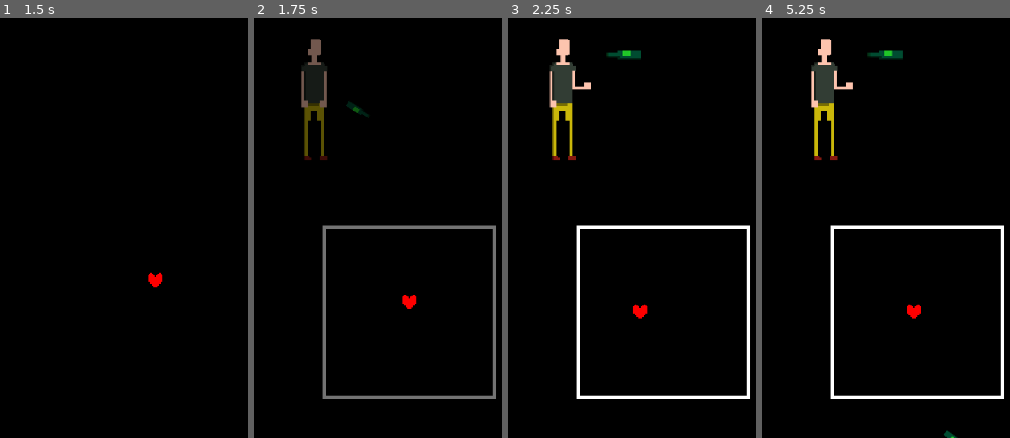
Above: before the commit, frames 1-4 (left to right).
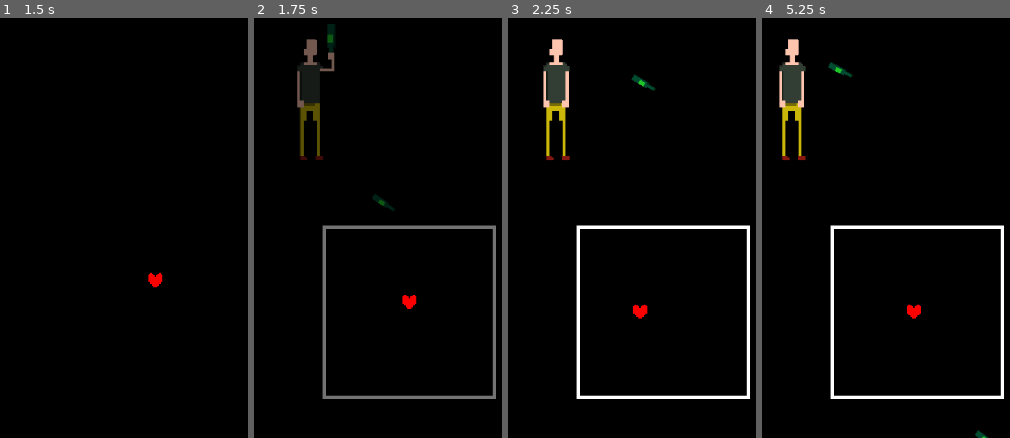
Above: after the commit, the same moments.

Repository: LudumSJB/The-Limited
Game: Godot game, scene res://scenes/UndertaleMinigame.tscn
Same seed, same stepped clock (60 frames per second), same inputs: the game is played once before the commit and once after it. This scene is started directly instead of the project's main scene. Sound files missing from this copy of the repository are replaced by a short silence.
Inputs:
- Up to frame 1 (1.5 s): tap Enter (ui_accept) at 0.5, 0.77, 1.25 s; hold D (right) from 0.53 s (still down); tap Space (action_button) at 0.6 s; tap N (next_level) at 1.35 s
- Up to frame 2 (1.75 s): keep holding D (right); tap Enter (ui_accept) at 1.52 s
- Up to frame 3 (2.25 s): release D (right) at 2.03 s; hold A (left) from 2.03 s (still down); tap Space (action_button) at 2.1 s
- Up to frame 4 (5.25 s): release A (left) at 2.78 s; hold D (right) 2.78-4.28 s; tap N (next_level) at 2.85, 4.35 s; tap Enter (ui_accept) at 3.02, 3.77, 4.52 s; tap Space (action_button) at 3.6, 5.1 s; hold A (left) 4.28-5.03 s; hold D (right) from 5.03 s (still down)

Frame 1 is identical in both runs. In frame 2, 2.0% of the frame differs, in the area x 17-57%, y 1-46%; in frame 3, 2.6%; in frame 4, 4.2%, in the area x 6-92%, y 5-100%.

Commit message:
increased barman throwing speed for increased difficulty

Diff:
--- a/scripts/UndertaleBarman.gd
+++ b/scripts/UndertaleBarman.gd
@@ -22,7 +22,7 @@
 	pass
 
 func new_barman_position():
-	await get_tree().create_timer(1).timeout
+	await get_tree().create_timer(0.8).timeout
 	play("Idle")
 	print("new position")
 	randomPos = Vector2(rng.randf_range(400, 500), 150)
